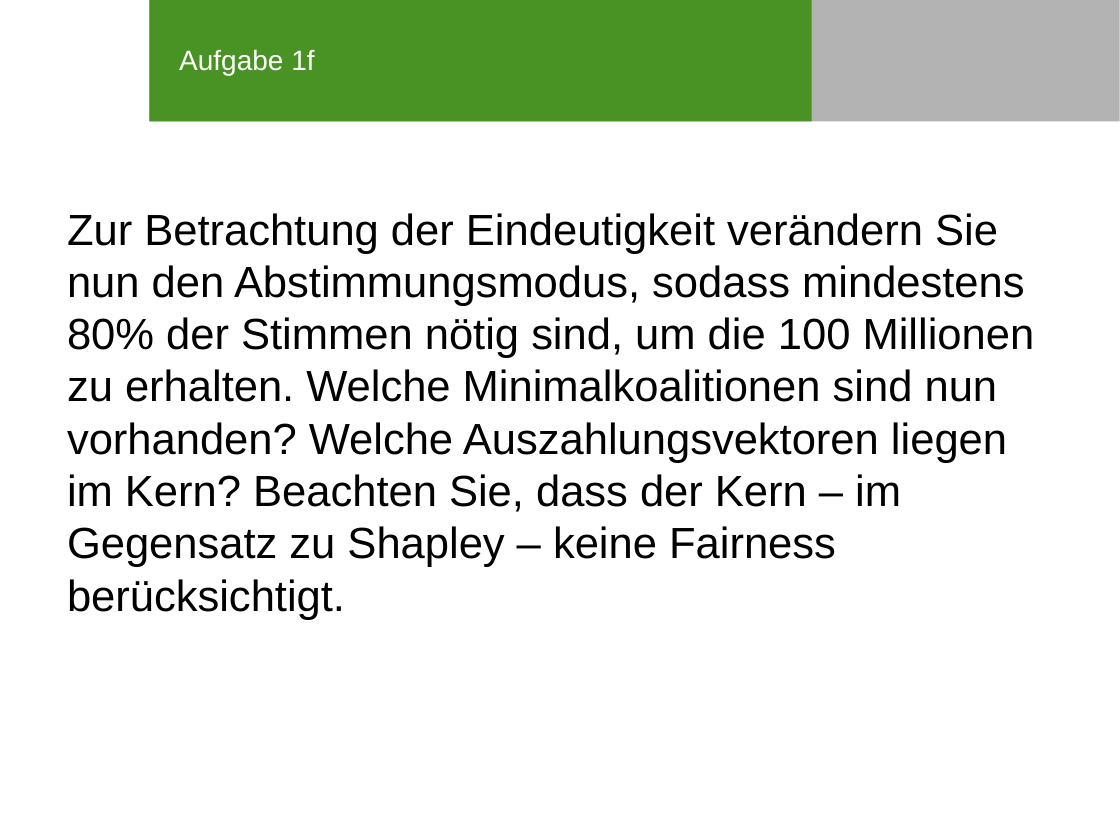
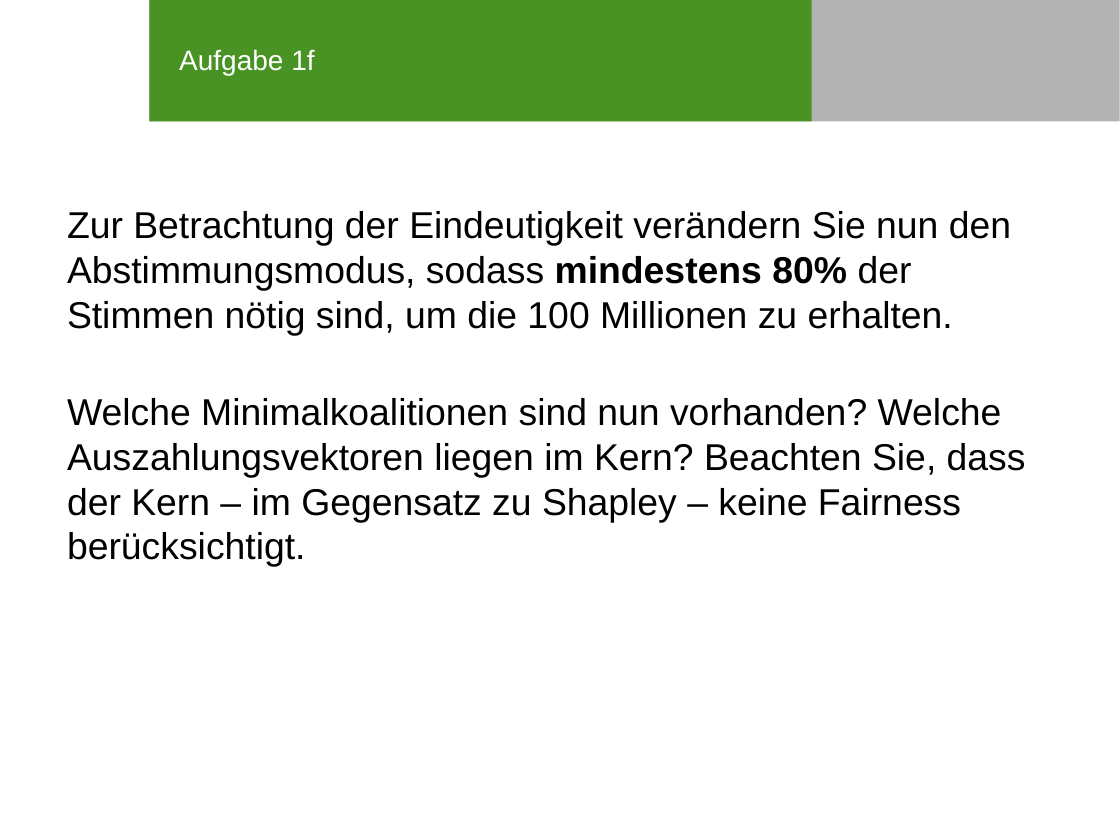
Before and after one commit to SOAS-Uni-Augsburg/ws16-17-group-10, a slide deck: slide 14 of Blatt-07/Präsentation_Blatt07_Aufgabe1.pptx (slide 11 before the commit). Drawn at 1120x840 pixels with LibreOffice and Linux fonts; fonts in the diff are those of the drawing; background and template pictures are left out. Boxes give left, top, right and bottom in pixels: in the first picture for what was removed or moved away, otherwise in the second. Text is boxed around its words. In the diff, an @@ line names an element or a change of style, - is before the commit and + after.

```diff
--- a/Blatt-07/Präsentation_Blatt07_Aufgabe1.pptx
+++ b/Blatt-07/Präsentation_Blatt07_Aufgabe1.pptx
@@ text at bbox=[67, 211, 1026, 567]: text changed; size 28 to 24 pt @@
-Zur Betrachtung der Eindeutigkeit verändern Sie nun den Abstimmungsmodus, sodass mindestens 80% der Stimmen nötig sind, um die 100 Millionen zu erhalten. Welche Minimalkoalitionen sind nun vorhanden? Welche Auszahlungsvektoren liegen im Kern? Beachten Sie, dass der Kern – im Gegensatz zu Shapley – keine Fairness berücksichtigt.
+Zur Betrachtung der Eindeutigkeit verändern Sie nun den Abstimmungsmodus, sodass mindestens 80% der Stimmen nötig sind, um die 100 Millionen zu erhalten.
+Welche Minimalkoalitionen sind nun vorhanden? Welche Auszahlungsvektoren liegen im Kern? Beachten Sie, dass der Kern – im Gegensatz zu Shapley – keine Fairness berücksichtigt.
```
Also in this commit, not shown: 6 other slides changed, 4 slides added.
